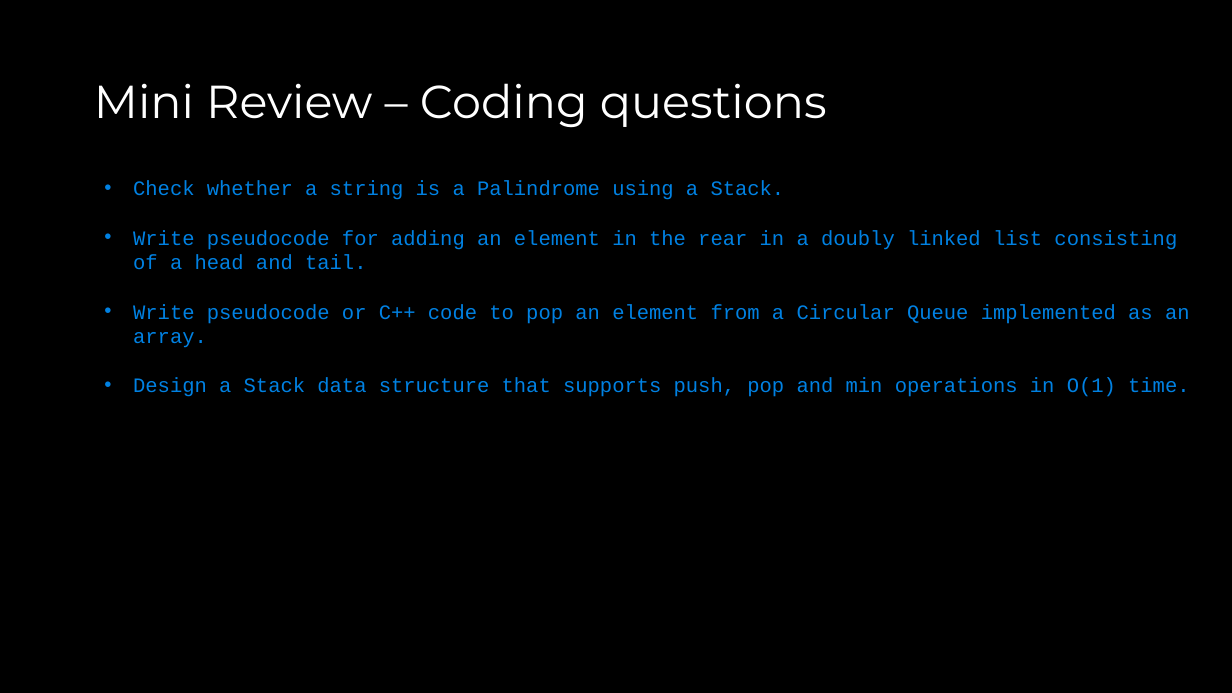
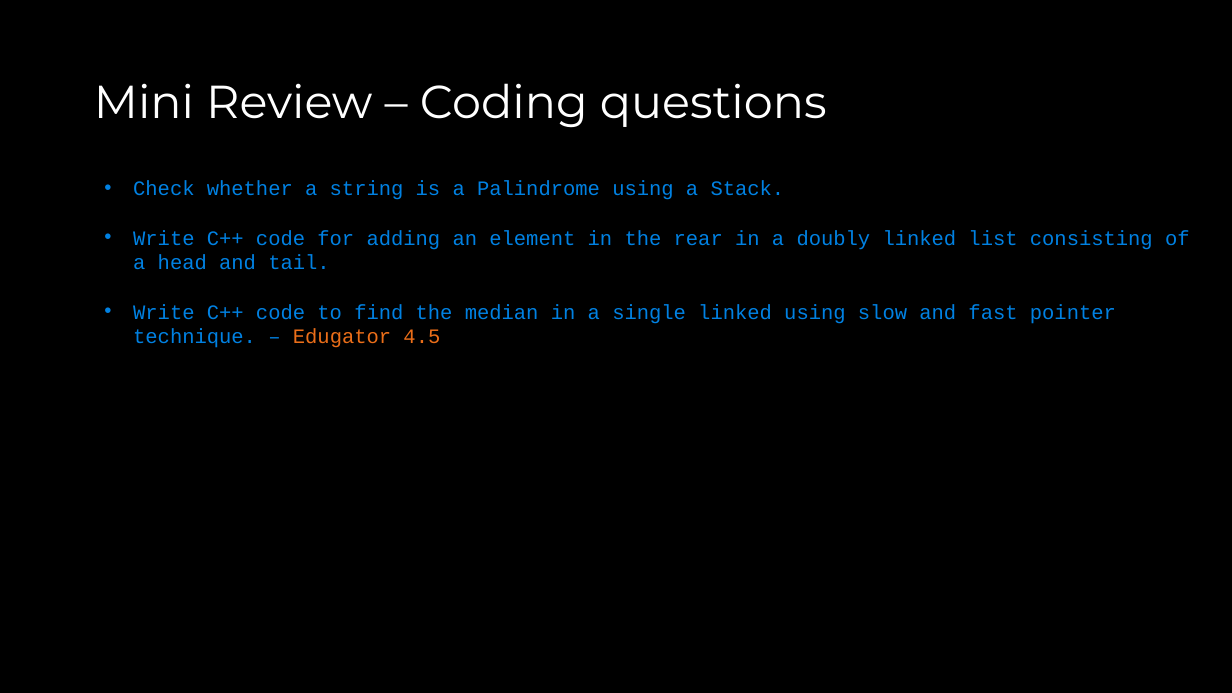
Before and after one commit to COP3530/Instructional-Content, a slide deck: slide 25 of Slides/Slides-PPT/Exam 1 - Review A.pptx (slide 29 before the commit). Drawn at 1232x693 pixels with LibreOffice and Linux fonts; fonts in the diff are those of the drawing. Boxes give left, top, right and bottom in pixels: in the first picture for what was removed or moved away, otherwise in the second. Text is boxed around its words. In the diff, an @@ line names an element or a change of style, - is before the commit and + after.

Commit message:
exam review updated

```diff
--- a/Slides/Slides-PPT/Exam 1 - Review A.pptx
+++ b/Slides/Slides-PPT/Exam 1 - Review A.pptx
@@ text at <box>133,230,1190,348</box>: text changed @@
-• Write pseudocode for adding an element in the rear in a doubly linked list consisting of a head and tail.
-• Write pseudocode or C++ code to pop an element from a Circular Queue implemented as an array.
-• Design a Stack data structure that supports push, pop and min operations in O(1) time.
+• Write C++ code for adding an element in the rear in a doubly linked list consisting of a head and tail.
+• Write C++ code to find the median in a single linked using slow and fast pointer technique. – Edugator 4.5
```
Also in this commit, not shown: 1 other slide changed, 4 slides added, 1 slide removed.
